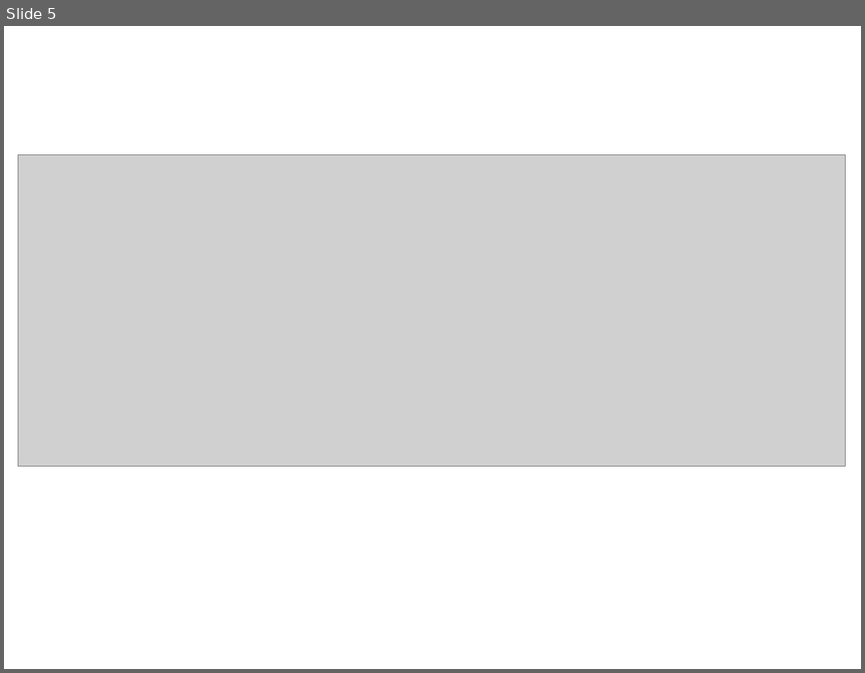
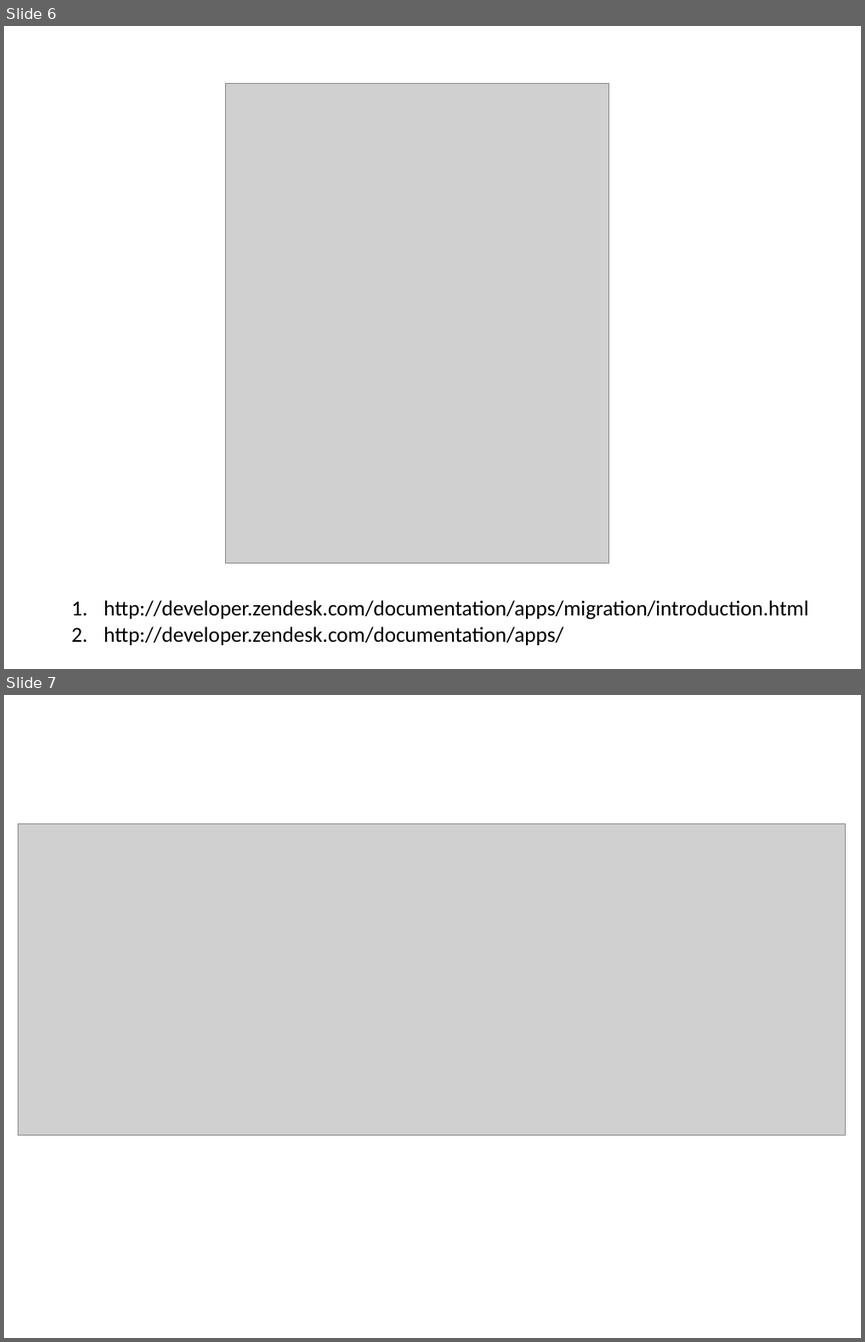
Before and after one commit to wayko/ZendeskApp, a slide deck: PowerPoint/How to make an app for Zendesk.pptx. Shown one above the other, each under a label of ours: slide 5 before the commit, slides 6 and 7 after it. The pictures are 865x673 and 865x1342 pixels, drawn with LibreOffice and Linux fonts; fonts in the diff are those of the drawing; grey boxes stand for pictures. Boxes give left, top, right and bottom in pixels: in the first picture for what was removed or moved away, otherwise in the second. Text is boxed around its words. In the diff, an @@ line names an element or a change of style, - is before the commit and + after.

Commit message:
Updated powerpoint presentation

```diff
--- a/PowerPoint/How to make an app for Zendesk.pptx
+++ b/PowerPoint/How to make an app for Zendesk.pptx
@@ slide 6 added at (x1=4, y1=26, x2=861, y2=669), background #FFFFFF @@
@@ picture added at (x1=225, y1=84, x2=609, y2=563) @@
@@ text added at (x1=103, y1=600, x2=808, y2=645), 18 pt, text #000000 @@
+1. http://developer.zendesk.com/documentation/apps/migration/introduction.html
+2. http://developer.zendesk.com/documentation/apps/
@@ what was slide 5 is now slide 7 @@
```
Also in this commit, not shown: 2 other slides added.
